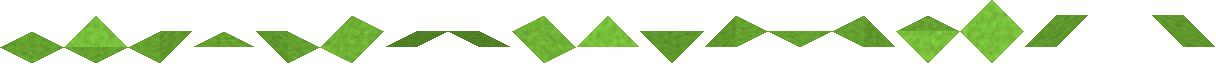
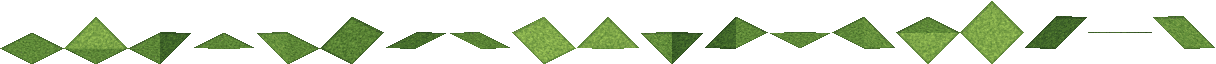
Comparing the layer stacks of the two 1216 × 64 images. Changes:
added layer "Layer 6" above "Layer 5" over (x1=320, y1=17, x2=384, y2=64)
added layer "Layer 5" above "Layer 4" over (x1=257, y1=32, x2=320, y2=64)
added layer "Layer 4" above "Layer 3" over (x1=194, y1=33, x2=254, y2=49)
added layer "Layer 3" above "Layer 2" over (x1=128, y1=32, x2=191, y2=64)
added layer "Layer 2" above "Layer 1" over (x1=64, y1=17, x2=128, y2=64)
added layer "Layer 1" above "Layer 8" over (x1=0, y1=33, x2=64, y2=64)
added layer "Layer 8" above "Layer 9" over (x1=450, y1=32, x2=510, y2=49)
added layer "Layer 9" above "Layer 7" over (x1=512, y1=17, x2=576, y2=64)
added layer "Layer 7" above "Layer 19" over (x1=386, y1=32, x2=446, y2=49)
added layer "Layer 19" above "Layer 18" over (x1=1153, y1=16, x2=1215, y2=49)
added layer "Layer 18" above "Layer 17" over (x1=1088, y1=32, x2=1152, y2=33)
added layer "Layer 17" above "Layer 16" over (x1=1025, y1=16, x2=1087, y2=49)
added layer "Layer 16" above "Layer 15" over (x1=960, y1=1, x2=1024, y2=64)
added layer "Layer 15" above "Layer 14" over (x1=896, y1=17, x2=960, y2=64)
added layer "Layer 14" above "Layer 13" over (x1=832, y1=17, x2=895, y2=49)
added layer "Layer 13" above "Layer 12" over (x1=770, y1=32, x2=830, y2=48)
added layer "Layer 12" above "Layer 11" over (x1=705, y1=17, x2=768, y2=49)
added layer "Layer 11" above "Layer 10" over (x1=641, y1=32, x2=703, y2=64)
added layer "Layer 10" above "grass" over (x1=577, y1=17, x2=639, y2=49)
hid "grass", opacity 100% → 64% over (x1=0, y1=0, x2=1215, y2=63)
